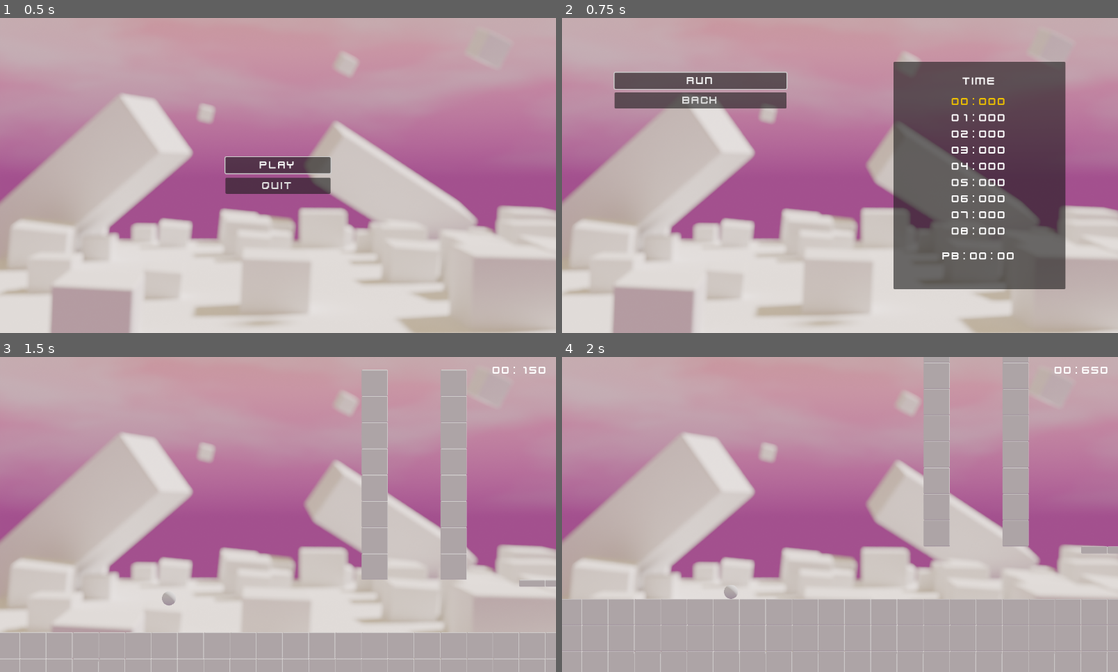
Above: before the commit, frames 1-4 (two rows, left to right).
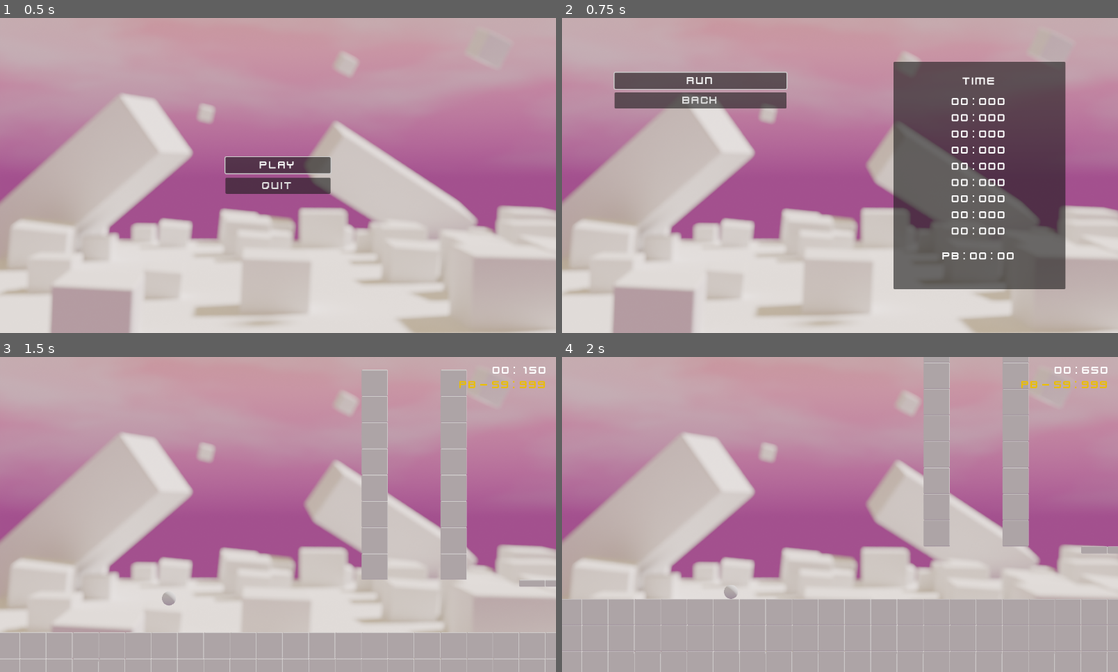
Above: after the commit, the same moments.

Repository: ElouanT/GMTK2025
Game: Godot game, scene res://scenes/ui/main_menu/main_menu.tscn
Two runs of this game, one before a commit and one after it. Both use one fixed random seed, a clock stepped at 60 frames per second and the inputs below. Sound files missing from this copy of the repository are replaced by a short silence.
Inputs:
- Up to frame 1 (0.5 s): no input
- Up to frame 2 (0.75 s): click "Play" at 0.5 s
- Up to frame 3 (1.5 s): click "Run" at 1.25 s
- Up to frame 4 (2 s): no input

Frame 1 is identical in both runs. In frame 2, 0.2% of the frame differs, in the area x 70-80%, y 25-68%; in frame 3, 0.2%; in frame 4, 0.2%.
Error before the commit: Invalid assignment of property or key 'text' with value of type 'String' on a base object of type 'null instance'. (res://scenes/ui/main_menu/main_menu.gd:46)
Error after the commit: Invalid call. Nonexistent function 'has' in base 'int'. (res://scenes/ui/main_menu/main_menu.gd:33)

Commit message:
fix - loop

Diff:
--- a/scenes/game.tscn
+++ b/scenes/game.tscn
@@ -388,7 +388,8 @@
 [node name="PauseMenu" parent="CanvasLayer" instance=ExtResource("2_iywne")]
 visible = false
 
-[node name="Timer" parent="." instance=ExtResource("3_lbhrr")]
+[node name="Timer" parent="." node_paths=PackedStringArray("player") instance=ExtResource("3_lbhrr")]
+player = NodePath("../Player")
 
 [node name="Player" parent="." instance=ExtResource("1_uwrxv")]
 position = Vector2(1000, -348)
--- a/scenes/goal/goal.gd
+++ b/scenes/goal/goal.gd
@@ -17,8 +17,9 @@
 		body.global_translate(Vector2(tp_zone.position.x-position.x, 0))
 		camera.reset_smoothing()
 
-	if body.can_score:
-		timer.stop()
+		if body.can_score:
+			timer.stop()
+			timer.start()
 
 
 func _on_body_exited(body: Node2D) -> void:
--- a/scenes/save_load/save_load.gd
+++ b/scenes/save_load/save_load.gd
@@ -3,7 +3,7 @@
 const save_location = "user://SaveFile.json"
 
 var content_to_save: Dictionary = {
-	record = 0.0
+	record = 59.999
 }
 
 func _save() -> void:
--- a/scenes/ui/hud/hud.gd
+++ b/scenes/ui/hud/hud.gd
@@ -1,6 +1,7 @@
 extends Control
 
 @export var timer_label: Label
+@export var pb_label: Label
 
 var timer: Node
 
@@ -12,3 +13,4 @@
 
 func update_timer_label():
 	timer_label.text = timer.get_time()
+	pb_label.text = timer.pb_string
--- a/scenes/ui/hud/hud.tscn
+++ b/scenes/ui/hud/hud.tscn
@@ -3,7 +3,7 @@
 [ext_resource type="Theme" uid="uid://dewy37x4x4k3q" path="res://assets/ui/theme.tres" id="1_0mwgc"]
 [ext_resource type="Script" uid="uid://04sqwtive854" path="res://scenes/ui/hud/hud.gd" id="1_hqnrr"]
 
-[node name="HUD" type="Control" node_paths=PackedStringArray("timer_label")]
+[node name="HUD" type="Control" node_paths=PackedStringArray("timer_label", "pb_label")]
 layout_mode = 3
 anchors_preset = 15
 anchor_right = 1.0
@@ -12,6 +12,7 @@
 grow_vertical = 2
 script = ExtResource("1_hqnrr")
 timer_label = NodePath("TimerLabel")
+pb_label = NodePath("PBLabel")
 
 [node name="TimerLabel" type="Label" parent="."]
 layout_mode = 1
@@ -25,3 +26,17 @@
 grow_horizontal = 0
 theme = ExtResource("1_0mwgc")
 text = "00:000"
+
+[node name="PBLabel" type="Label" parent="."]
+layout_mode = 1
+anchors_preset = 1
+anchor_left = 1.0
+anchor_right = 1.0
+offset_left = -132.0
+offset_top = 49.0
+offset_right = -20.0
+offset_bottom = 78.0
+grow_horizontal = 0
+theme = ExtResource("1_0mwgc")
+theme_override_colors/font_color = Color(0.92549, 0.74902, 0, 1)
+text = "PB 00:000"
--- a/scenes/ui/timer/timer.gd
+++ b/scenes/ui/timer/timer.gd
@@ -1,14 +1,20 @@
 extends Node
+
+@export var player: Node
 
 var time = 0.0
 var stopped = false
 
 var record = 0
 
+var pb_string = "PB 00 : 000"
+
 func _ready() -> void:
 	reset()
 	SaveLoad._load()
 	record = SaveLoad.content_to_save.record
+
+	pb_string = str("PB - ", time_to_string(record))
 
 func _process(delta: float) -> void:
 	if stopped:
@@ -21,6 +27,7 @@
 
 func start():
 	reset()
+	player.can_score = false
 	stopped = false
 
 func stop():
@@ -31,6 +38,8 @@
 		record = int(time * 1000) / 1000.0
 		SaveLoad.content_to_save.record = record
 		SaveLoad._save()
+
+		pb_string = str("PB - ", time_to_string(record))
 
 
 func reset():
